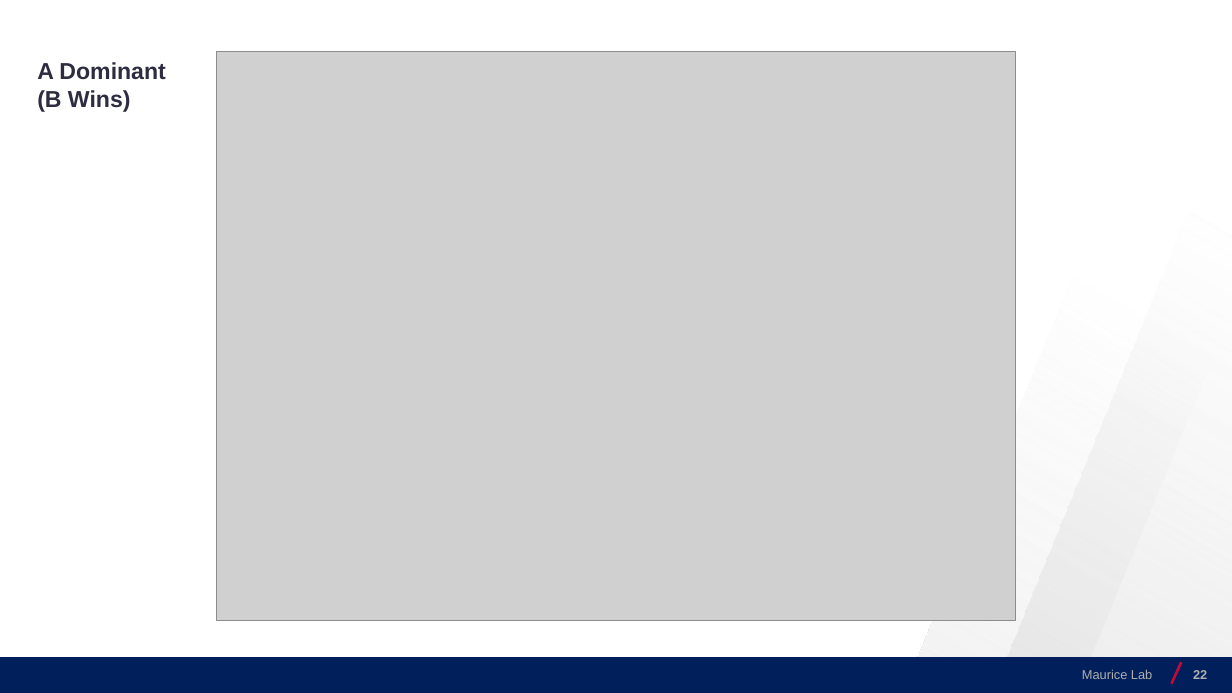
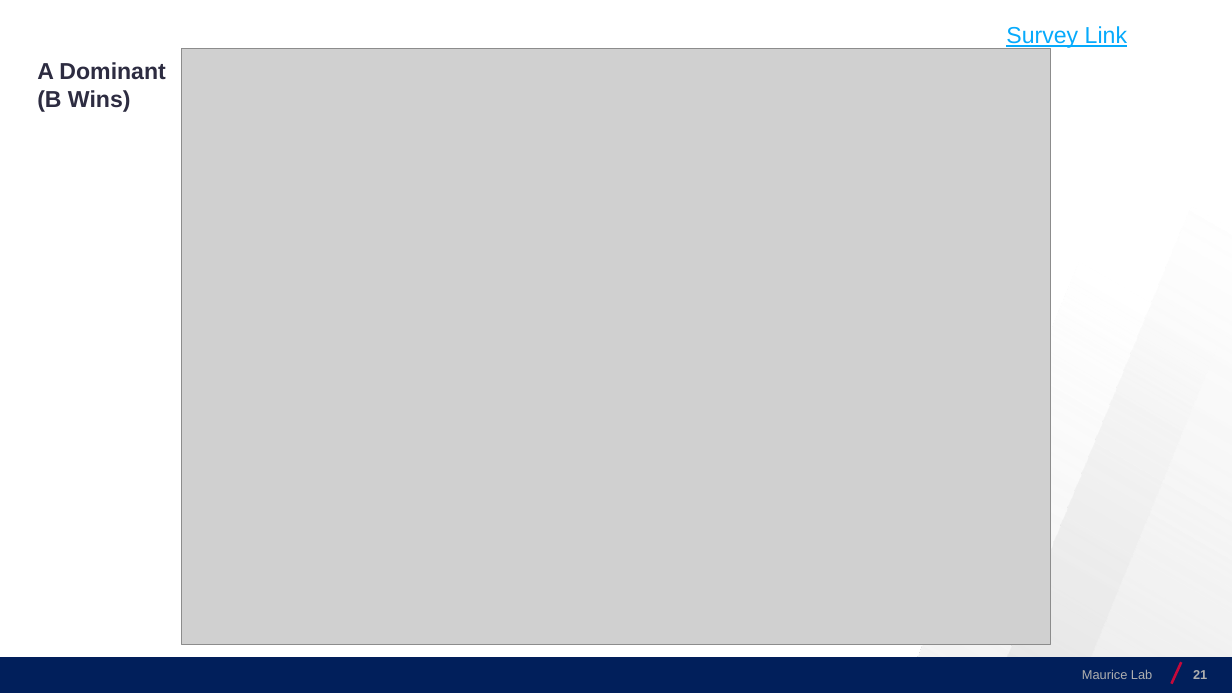
Before and after one commit to josecerv/sponsorship-network, a slide deck: slide 21 of MauriceLab-1113.pptx (slide 22 before the commit). Drawn at 1232x693 pixels with LibreOffice and Linux fonts; fonts in the diff are those of the drawing; grey boxes stand for pictures; background and template pictures are left out. Boxes give left, top, right and bottom in pixels: in the first picture for what was removed or moved away, otherwise in the second. Text is boxed around its words. In the diff, an @@ line names an element or a change of style, - is before the commit and + after.

```diff
--- a/MauriceLab-1113.pptx
+++ b/MauriceLab-1113.pptx
@@ text added at (1006,26,1127,48), 18 pt, text #06AAFC, underline @@
+Survey Link
@@ picture: place and size @@
-picture at (216,52,1016,620)
+picture at (182,48,1051,645)
@@ page number at (1193,670,1207,679): text changed @@
-22
+21
```
Also in this commit, not shown: 26 other slides changed, 2 slides removed.
